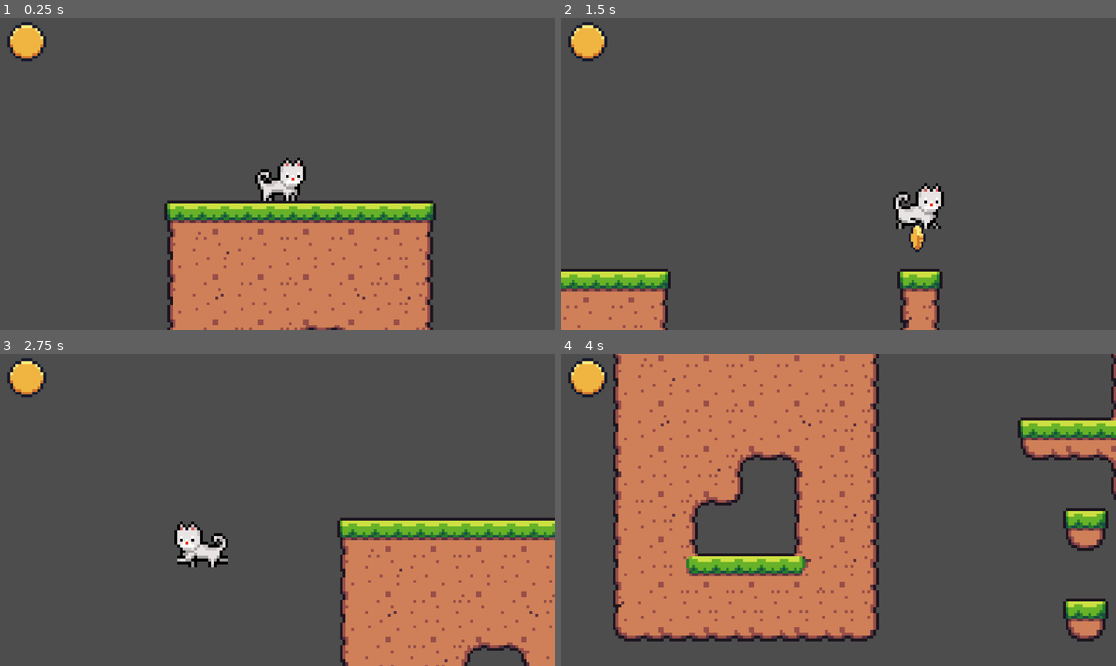
Above: before the commit, frames 1-4 (two rows, left to right).
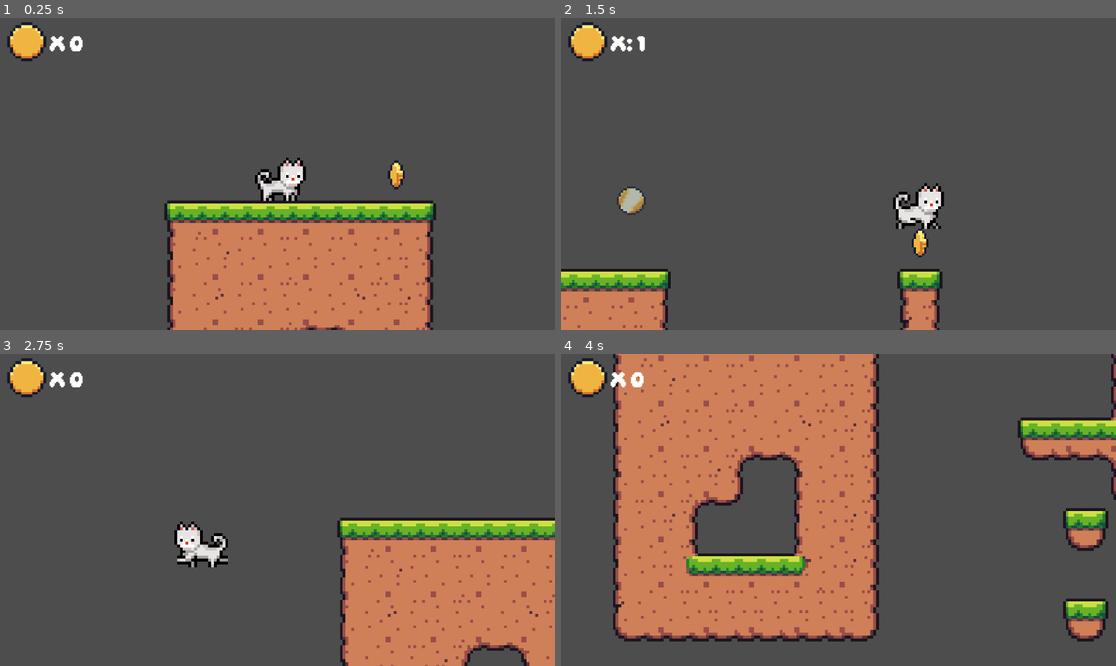
Above: after the commit, the same moments.

Repository: JorvisGS/Mayo_fio_erick_jorvis
Game: Godot game, scene res://Assests/mundos/pruebas/cajaarena.tscn
The game is run twice, just before and just after one commit, with the same random seed, the same clock (stepped at 60 frames per second) and the same inputs. This scene is started directly instead of the project's main scene.
Inputs:
- Up to frame 1 (0.25 s): no input
- Up to frame 2 (1.5 s): hold D (derecha) from 0.53 s (still down); tap W (saltar) at 0.77 s
- Up to frame 3 (2.75 s): tap W (saltar) at 1.52 s; release D (derecha) at 2.03 s; hold A (izquierda) from 2.03 s (still down)
- Up to frame 4 (4 s): release A (izquierda) at 2.78 s; hold D (derecha) from 2.78 s (still down); tap W (saltar) at 3.02, 3.77 s

The runs differ from the first frame. In frame 1, 0.4% of the frame differs, in the area x 8-73%, y 5-56%; in frame 2, 0.8%, in the area x 8-67%, y 5-77%; in frame 3, 0.2%; in frame 4, 0.2%.

Commit message:
qwqwrqwsads

Diff:
--- a/Assests/mundos/pruebas/cajaarena.tscn
+++ b/Assests/mundos/pruebas/cajaarena.tscn
@@ -333,20 +333,28 @@
 [node name="monedas" type="Node2D" parent="."]
 
 [node name="moneda" parent="monedas" instance=ExtResource("5_jtmfv")]
-position = Vector2(295, 69)
+position = Vector2(194, 71)
 collision_layer = 2
 collision_mask = 2
 
-[node name="moneda2" parent="monedas" instance=ExtResource("5_jtmfv")]
-position = Vector2(546, 94)
+[node name="monedas2" type="Node2D" parent="."]
+
+[node name="moneda" parent="monedas2" instance=ExtResource("5_jtmfv")]
+position = Vector2(296, 71)
 collision_layer = 2
 collision_mask = 2
 
-[node name="moneda3" parent="monedas" instance=ExtResource("5_jtmfv")]
-position = Vector2(439, 68)
+[node name="moneda2" parent="monedas2" instance=ExtResource("5_jtmfv")]
+position = Vector2(443, 71)
 collision_layer = 2
 collision_mask = 2
 
+[node name="moneda3" parent="monedas2" instance=ExtResource("5_jtmfv")]
+position = Vector2(443, 71)
+collision_layer = 2
+collision_mask = 2
+
 [connection signal="collected" from="monedas/moneda" to="CanvasLayer" method="_on_moneda_collected"]
-[connection signal="collected" from="monedas/moneda2" to="CharacterBody2D" method="_on_moneda_collected"]
-[connection signal="collected" from="monedas/moneda3" to="CharacterBody2D" method="_on_moneda_collected"]
+[connection signal="collected" from="monedas2/moneda" to="CanvasLayer" method="_on_moneda_collected"]
+[connection signal="collected" from="monedas2/moneda2" to="CanvasLayer" method="_on_moneda_collected"]
+[connection signal="collected" from="monedas2/moneda3" to="CanvasLayer" method="_on_moneda_collected"]
--- a/gui_gato.gd
+++ b/gui_gato.gd
@@ -3,7 +3,7 @@
 var coin_count = 0
 func _on_moneda_collected():
 	coin_count += 1
-	moneda_label.text="x: "+ str(coin_count)
+	moneda_label.text="X: "+ str(coin_count)
 
 # Called when the node enters the scene tree for the first time.
 func _ready() -> void:
--- a/gui_gato.tscn
+++ b/gui_gato.tscn
@@ -22,4 +22,5 @@
 offset_top = 35.0
 offset_right = 142.0
 offset_bottom = 73.0
+text = "X 0"
 label_settings = SubResource("LabelSettings_kgpgu")
